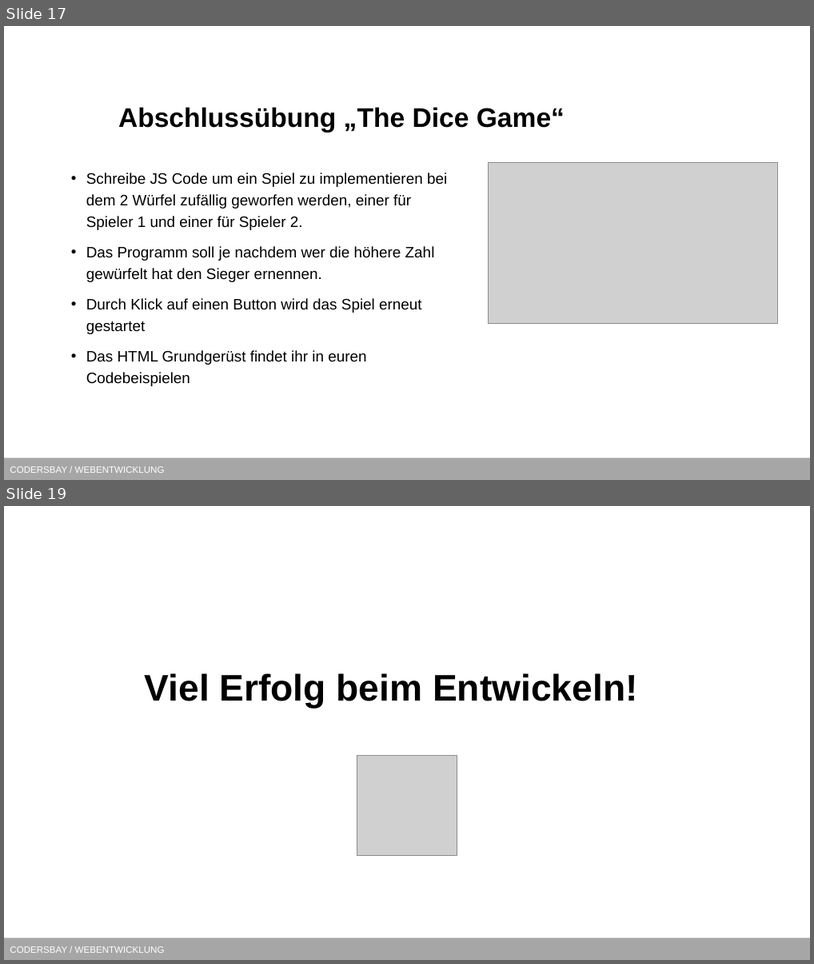
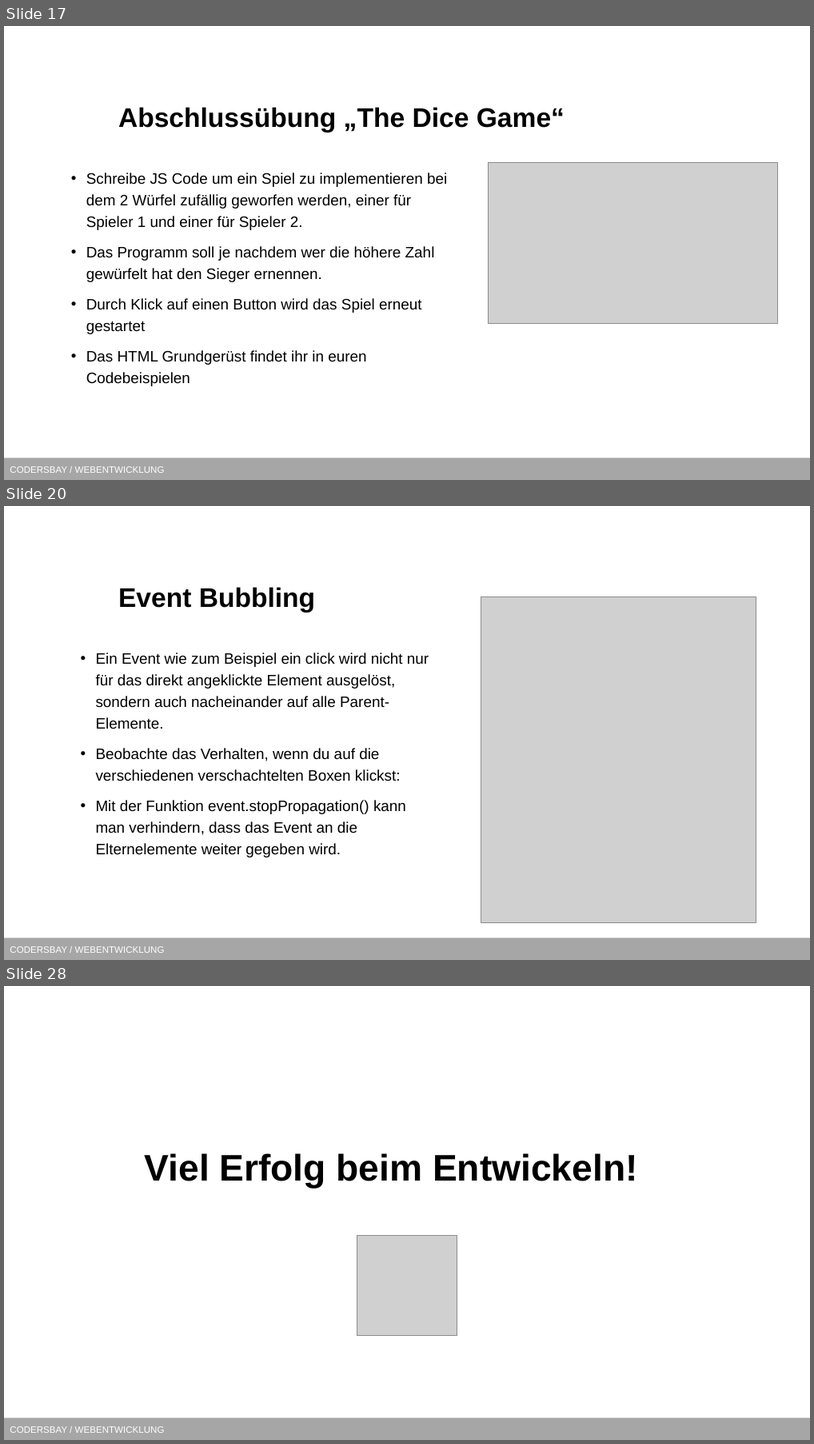
Before and after one commit to kodo89/Webentwicklung_23_24, a slide deck: 7. Javascript/Slides/DOM.pptx. Shown one above the other, each under a label of ours: slides 17 and 19 before the commit, slides 17, 20 and 28 after it; the slides between them are not shown. The pictures are 814x964 and 814x1444 pixels, drawn with LibreOffice and Linux fonts; fonts in the diff are those of the drawing; grey boxes stand for pictures; background and template pictures are left out. Boxes give left, top, right and bottom in pixels: in the first picture for what was removed or moved away, otherwise in the second. Text is boxed around its words. In the diff, an @@ line names an element or a change of style, - is before the commit and + after.

```diff
--- a/7. Javascript/Slides/DOM.pptx
+++ b/7. Javascript/Slides/DOM.pptx
@@ slide 20 added at <box>4,506,810,960</box>, background #FFFFFF; not listed: 1 template element that a slide beside it also shows @@
@@ title added at <box>118,587,315,612</box>, 32 pt, text #000000, bold @@
+Event Bubbling
@@ picture added at <box>482,596,757,922</box> @@
@@ text added at <box>96,652,429,857</box>, 18 pt, text #000000 @@
+• Ein Event wie zum Beispiel ein click wird nicht nur für das direkt angeklickte Element ausgelöst, sondern auch nacheinander auf alle Parent-Elemente.
+• Beobachte das Verhalten, wenn du auf die verschiedenen verschachtelten Boxen klickst:
+• Mit der Funktion event.stopPropagation() kann man verhindern, dass das Event an die Elternelemente weiter gegeben wird.
@@ what was slide 19 is now slide 28 @@
```
Also in this commit, not shown: 5 slides changed, 8 other slides added.
